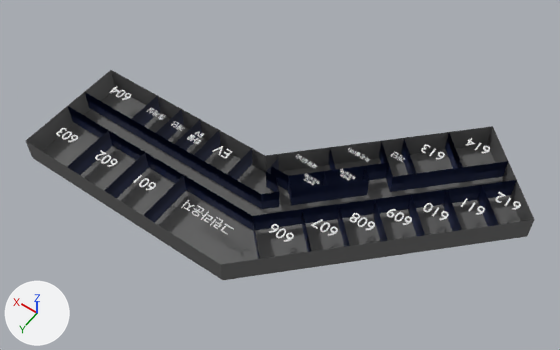
The glTF model app/assets/3d/6floor.glb as it was, and as the next commit left it.
Before and after are seen from a camera (50 mm lens) standing at (-357.0, 470.0, 746.0) and looking at (-19.0, -3.0, 2.0). Lighting does not change. The marker at lower left points along +X, +Y and +Z. Vertices at the same position are counted once.

The first picture shows 'FloorAndWalls_4F', 'InnerWalls_4F', '텍스트.005', '텍스트.008', '텍스트.009', '텍스트.010', '텍스트.011', '텍스트.013', '텍스트.014', '텍스트.015', '텍스트.016', '텍스트.017', '텍스트.018', '텍스트.019', '텍스트.020', '텍스트.021', '텍스트.022'.
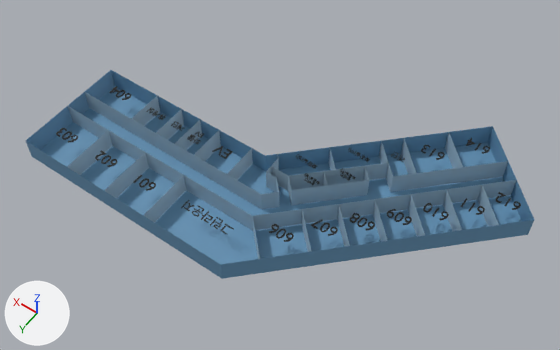
Where the change shows, as pixel boxes [x1, y1, x2, y2] in the pictures (560 x 350 px; the box of a moved part takes in the faces that stretch with it):
'FloorAndWalls_4F', recoloured, reshaped (black to blue)
    before: [26, 70, 535, 280]
    after: [26, 70, 535, 279]
'InnerWalls_4F', recoloured (black to blue)
    both: [67, 92, 516, 259]
'텍스트.013', recoloured (grey to blue)
    both: [181, 200, 234, 234]
'텍스트.016', recoloured
    both: [350, 213, 375, 230]
'텍스트.014', recoloured
    both: [269, 224, 294, 242]
'텍스트.017', recoloured
    both: [387, 209, 412, 225]
'텍스트.015', recoloured
    both: [311, 220, 338, 236]
'텍스트.009', recoloured
    both: [95, 150, 118, 167]
'텍스트.010', recoloured
    both: [56, 128, 78, 143]
'텍스트.018', recoloured
    both: [423, 203, 449, 220]
'텍스트.008', recoloured
    both: [133, 175, 156, 191]
'텍스트.020', recoloured
    both: [496, 192, 521, 210]
'텍스트.011', recoloured
    both: [109, 86, 131, 100]
'텍스트.022', recoloured
    both: [466, 138, 490, 154]
'텍스트.019', recoloured
    both: [460, 198, 485, 215]
'텍스트.021', recoloured
    both: [421, 145, 445, 160]
'텍스트.005', recoloured
    both: [212, 146, 233, 159]
part 1 of me_floorandwalls_4f_mesh_018, moved or reshaped
    before: [33, 86, 528, 280]
    after: [40, 86, 522, 264]

Edits to the bpy script that builds the scene:
```text
Change mat_mat_outer:
    mat_mat_outer.base_color: (0.12, 0.12, 0.12) -> (0.13, 0.3, 0.48)  # dark grey #616161 -> blue #6595b8
Change mat_mat_inner:
    mat_mat_inner.base_color: (0.01, 0.02, 0.08) -> (0.35, 0.5, 0.62)  # dark blue #192750 -> blue #a0bcce
Change me_floorandwalls_4f_mesh_018:
    where me_floorandwalls_4f_mesh_018.from_pydata(...)  # 32 vertices, 54 faces; spans x -300.0..250.0, y -200.0..151.0, z -5.0..30.0
    me_floorandwalls_4f_mesh_018 part 1
    add for i in [*range(8, 16)]: me_floorandwalls_4f_mesh_018.vertices[i].co += Vector((0.0, 0.0, 4.0))
Change me_innerwalls_4f_mesh:
    remove me_innerwalls_4f_mesh.from_pydata(...)  # 168 vertices, 233 faces; spans x -270.0..250.0, y -160.0..150.0, z 0.0..30.0
    add me_innerwalls_4f_mesh.from_pydata(...)  # 112 vertices, 68 faces; spans x -270.0..250.0, y -160.0..150.0, z 0.0..30.0
    me_innerwalls_4f_mesh part 2
    56 vertices are removed from x -270.0..250.0, y -160.0..150.0, z 15.0
    233 faces are deleted
    68 new faces join them
Change me_텍스트_005:
    where me_텍스트_005.from_pydata(...)  # 38 vertices, 68 faces; spans x -9.5..11.0, y -6.1..7.6, z -0.5..0.5
    add me_텍스트_005.materials.append(mat_mat_text)  # black #000000
Change me_텍스트_008:
    where me_텍스트_008.from_pydata(...)  # 442 vertices, 880 faces; spans x -14.1..11.0, y -6.2..7.8, z -0.5..0.5
    add me_텍스트_008.materials.append(mat_mat_text)  # black #000000
Change me_텍스트_009:
    where me_텍스트_009.from_pydata(...)  # 612 vertices, 1220 faces; spans x -14.1..14.3, y -6.2..7.8, z -0.5..0.5
    add me_텍스트_009.materials.append(mat_mat_text)  # black #000000
Change me_텍스트_010:
    where me_텍스트_010.from_pydata(...)  # 728 vertices, 1452 faces; spans x -14.1..13.5, y -6.2..7.8, z -0.5..0.5
    add me_텍스트_010.materials.append(mat_mat_text)  # black #000000
Change me_텍스트_011:
    where me_텍스트_011.from_pydata(...)  # 464 vertices, 928 faces; spans x -14.1..14.4, y -6.2..7.8, z -0.5..0.5
    add me_텍스트_011.materials.append(mat_mat_text)  # black #000000
Change me_텍스트_013:
    where me_텍스트_013.from_pydata(...)  # 586 vertices, 1128 faces; spans x -33.8..32.6, y -5.7..7.9, z -0.5..0.5
    add me_텍스트_013.materials.append(mat_mat_text)  # black #000000
Change me_텍스트_014:
    where me_텍스트_014.from_pydata(...)  # 676 vertices, 1352 faces; spans x -14.1..14.3, y -6.2..7.8, z -0.5..0.5
    add me_텍스트_014.materials.append(mat_mat_text)  # black #000000
Change me_텍스트_015:
    where me_텍스트_015.from_pydata(...)  # 446 vertices, 888 faces; spans x -14.1..14.8, y -6.2..7.8, z -0.5..0.5
    add me_텍스트_015.materials.append(mat_mat_text)  # black #000000
Change me_텍스트_016:
    where me_텍스트_016.from_pydata(...)  # 818 vertices, 1640 faces; spans x -14.1..14.4, y -6.2..7.8, z -0.5..0.5
    add me_텍스트_016.materials.append(mat_mat_text)  # black #000000
Change me_텍스트_017:
    where me_텍스트_017.from_pydata(...)  # 700 vertices, 1400 faces; spans x -14.1..14.2, y -6.2..7.8, z -0.5..0.5
    add me_텍스트_017.materials.append(mat_mat_text)  # black #000000
Change me_텍스트_018:
    where me_텍스트_018.from_pydata(...)  # 442 vertices, 880 faces; spans x -14.1..14.4, y -6.2..7.8, z -0.5..0.5
    add me_텍스트_018.materials.append(mat_mat_text)  # black #000000
Change me_텍스트_019:
    where me_텍스트_019.from_pydata(...)  # 258 vertices, 508 faces; spans x -14.1..11.0, y -6.2..7.8, z -0.5..0.5
    add me_텍스트_019.materials.append(mat_mat_text)  # black #000000
Change me_텍스트_020:
    where me_텍스트_020.from_pydata(...)  # 428 vertices, 848 faces; spans x -14.1..14.3, y -6.2..7.8, z -0.5..0.5
    add me_텍스트_020.materials.append(mat_mat_text)  # black #000000
Change me_텍스트_021:
    where me_텍스트_021.from_pydata(...)  # 544 vertices, 1080 faces; spans x -14.1..13.5, y -6.2..7.8, z -0.5..0.5
    add me_텍스트_021.materials.append(mat_mat_text)  # black #000000
Change me_텍스트_022:
    where me_텍스트_022.from_pydata(...)  # 280 vertices, 556 faces; spans x -14.1..14.4, y -6.2..7.8, z -0.5..0.5
    add me_텍스트_022.materials.append(mat_mat_text)  # black #000000
```
